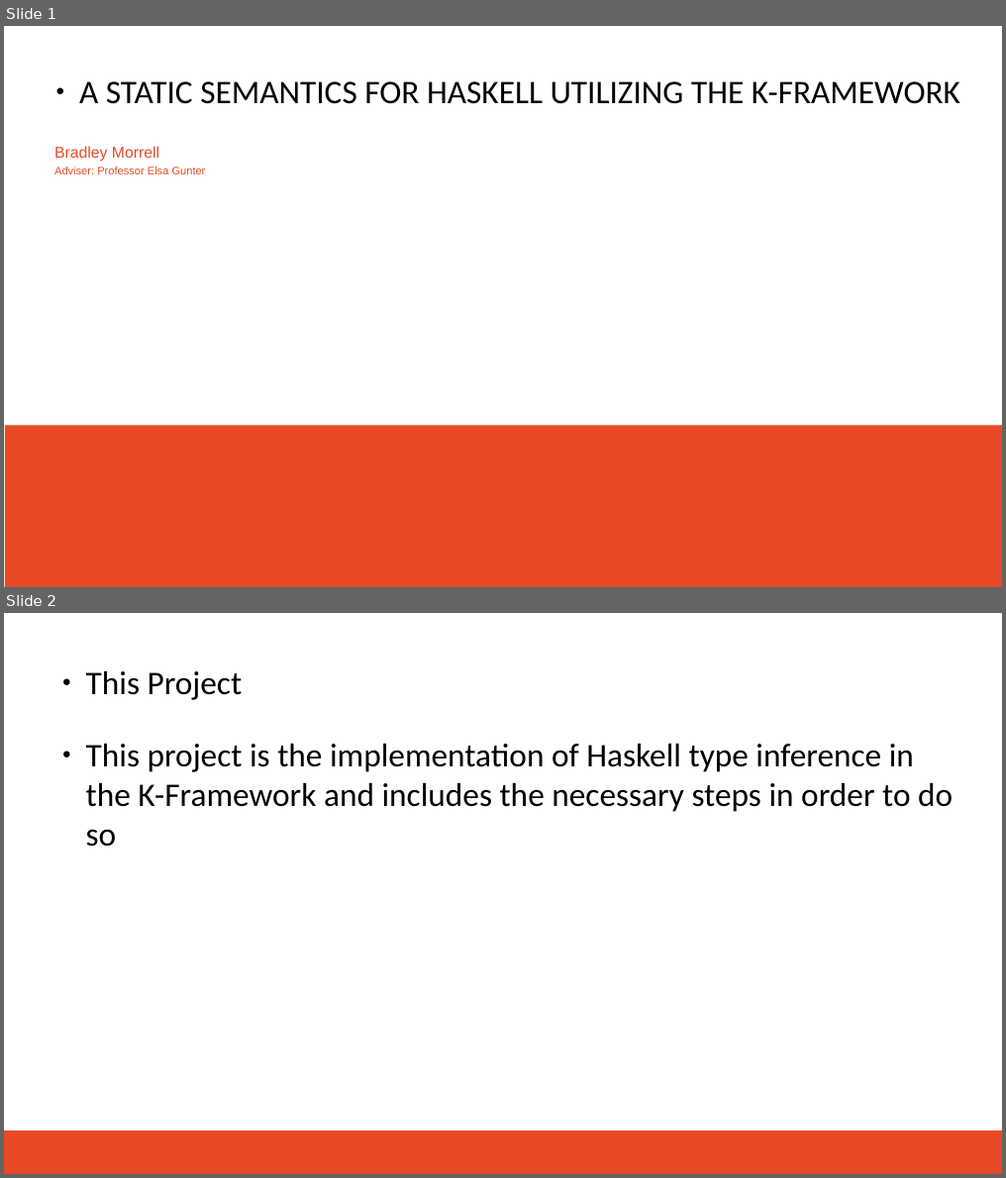
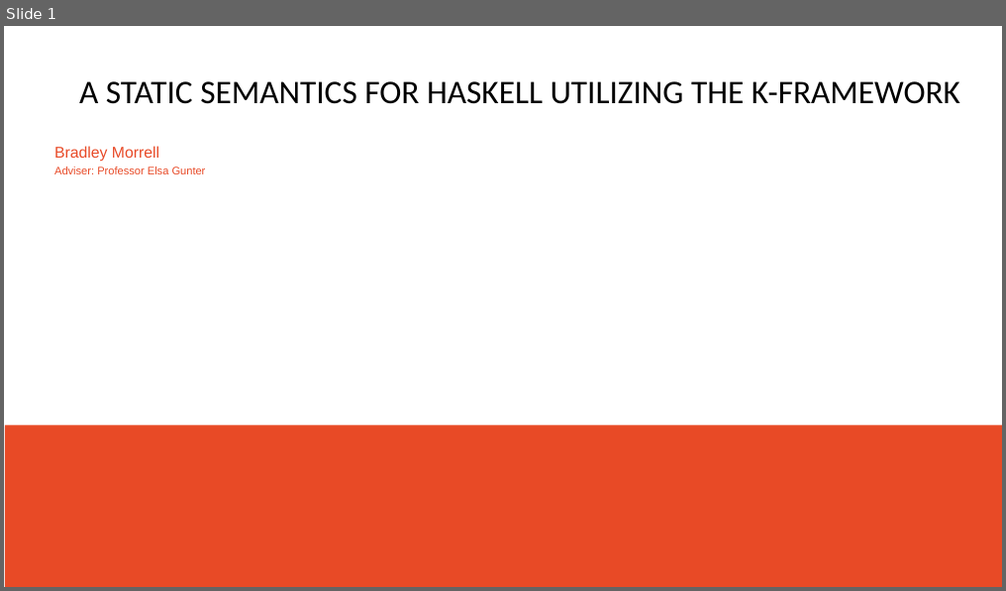
Before and after one commit to brrmorre/SeniorThesis, a slide deck: presentation/presentation.odp. Shown one above the other, each under a label of ours: slides 1 and 2 before the commit, slide 1 after it. The pictures are 1006x1178 and 1006x591 pixels, drawn with LibreOffice and Linux fonts; fonts in the diff are those of the drawing; background and template pictures are left out. Boxes give left, top, right and bottom in pixels: in the first picture for what was removed or moved away, otherwise in the second. Text is boxed around its words. In the diff, an @@ line names an element or a change of style, - is before the commit and + after.

```diff
--- a/presentation/presentation.odp
+++ b/presentation/presentation.odp
@@ slide 2 removed at <box>4,613,1002,1174</box>, background #FFFFFF @@
@@ text removed at <box>86,671,243,700</box> @@
-● This Project
@@ text removed at <box>86,744,952,847</box> @@
-● This project is the implementation of Haskell type inference in the K-Framework and includes the necessary steps in order to do so
@@ rectangle removed at <box>4,1131,1002,1174</box> @@
@@ slide 1 changed as well @@
@@ text "A STATIC SEMANTICS FOR HASKELL ..." at <box>79,81,960,104</box>: bullet ● to none @@
```
Also in this commit, not shown: 6 other slides changed, 6 other files.
